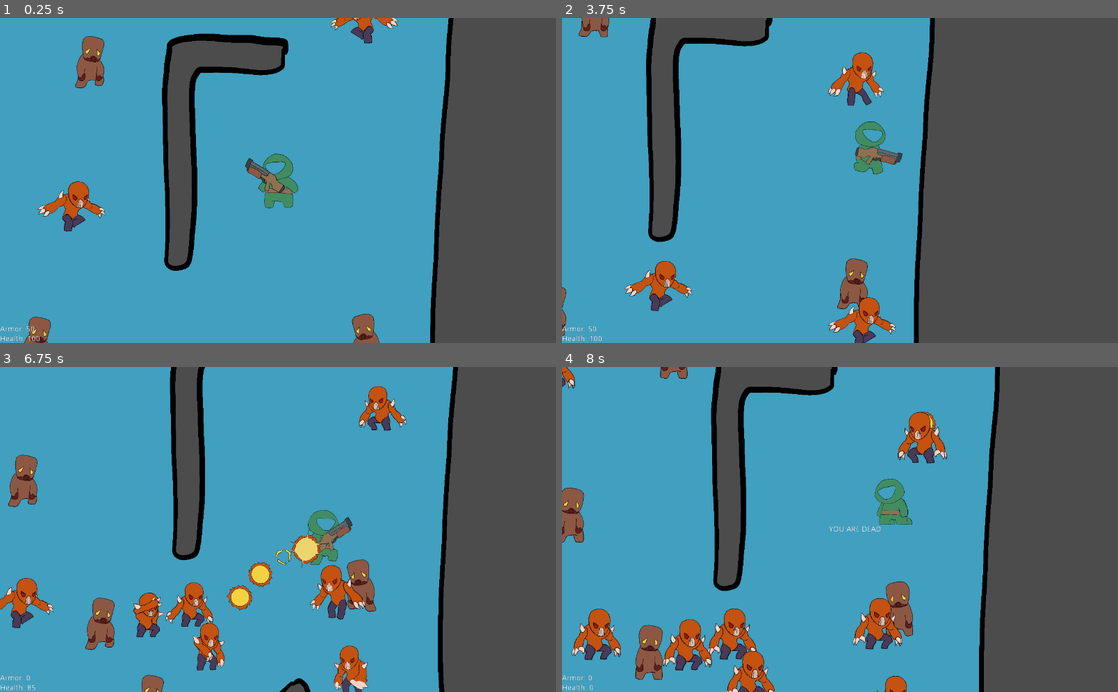
Above: before the commit, frames 1-4 (two rows, left to right).
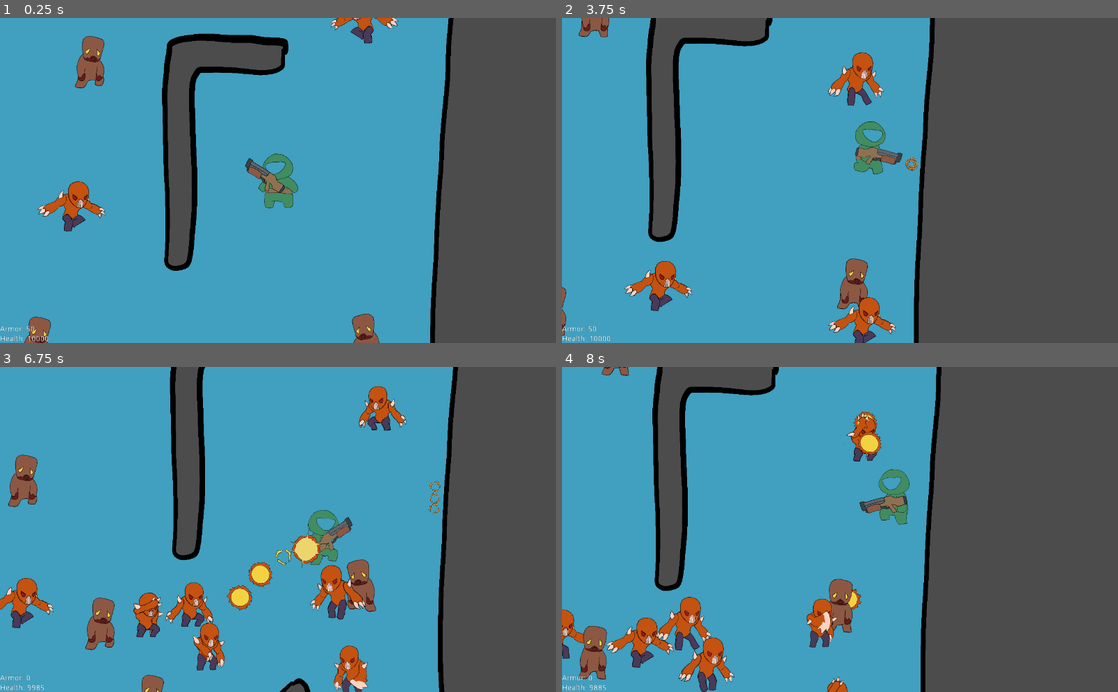
Above: after the commit, the same moments.

Repository: kodumen/de_2d
Game: Godot game, scene res://TestScene/TestScene.tscn
Two runs of this game, one before a commit and one after it. Both use one fixed random seed, a clock stepped at 60 frames per second and the inputs below.
Inputs (mouse positions are in pixels of both pictures, inside the frame that each line leads up to):
- Up to frame 1 (0.25 s): no input
- Up to frame 2 (3.75 s): move the mouse to (962, 164) at 0.52 s; hold D (player_move_right) 0.53-1.28 s; click (962, 164) at 0.6 s; move the mouse to (728, 196) at 1.27 s; hold S (player_move_down) 1.28-2.03 s; click (728, 196) at 1.35 s; move the mouse to (895, 109) at 2.02 s; hold D (player_move_right) 2.03-2.78 s; click (895, 109) at 2.1 s; move the mouse to (812, 245) at 2.77 s; hold W (player_move_up) 2.78-3.53 s; click (812, 245) at 2.85 s; move the mouse to (1006, 229) at 3.52 s; hold A (player_move_left) from 3.53 s (still down); click (1006, 229) at 3.6 s
- Up to frame 3 (6.75 s): move the mouse to (111, 480) at 4.27 s; click (111, 480) at 4.35 s; move the mouse to (305, 529) at 5.02 s; release A (player_move_left) at 5.03 s; hold S (player_move_down) 5.03-5.78 s; click (305, 529) at 5.1 s; move the mouse to (194, 448) at 5.77 s; hold D (player_move_right) 5.78-6.53 s; click (194, 448) at 5.85 s; move the mouse to (400, 513) at 6.52 s; hold W (player_move_up) from 6.53 s (still down); click (400, 513) at 6.6 s
- Up to frame 4 (8 s): move the mouse to (728, 545) at 7.27 s; release W (player_move_up) at 7.28 s; hold D (player_move_right) from 7.28 s (still down); click (728, 545) at 7.35 s

The runs differ from the first frame. In frame 1, less than 0.1% of the frame differs, in the area x 7-9%, y 97-100%; in frame 2, less than 0.1%; in frame 3, less than 0.1%; in frame 4, 32%, in the area x 0-79%, y 0-100%.

Commit message:
Implement dust hit effect
Refactored hit effects for reusability

Diff:
--- a/Imp/Imp.tscn
+++ b/Imp/Imp.tscn
@@ -42,15 +42,15 @@
 "name": "default",
 "speed": 2.0
 }, {
+"frames": [ ExtResource( 31 ), ExtResource( 30 ), ExtResource( 32 ), ExtResource( 34 ), ExtResource( 33 ) ],
+"loop": true,
+"name": "attack_melee",
+"speed": 8.0
+}, {
 "frames": [ ExtResource( 22 ), ExtResource( 21 ), ExtResource( 26 ), ExtResource( 23 ), ExtResource( 19 ), ExtResource( 18 ), ExtResource( 24 ), ExtResource( 20 ), ExtResource( 25 ), ExtResource( 27 ), ExtResource( 17 ) ],
 "loop": true,
 "name": "attack_ranged",
 "speed": 12.0
-}, {
-"frames": [ ExtResource( 31 ), ExtResource( 30 ), ExtResource( 32 ), ExtResource( 34 ), ExtResource( 33 ) ],
-"loop": true,
-"name": "attack_melee",
-"speed": 8.0
 }, {
 "frames": [ ExtResource( 6 ), ExtResource( 3 ), ExtResource( 4 ), ExtResource( 5 ) ],
 "loop": true,
@@ -89,6 +89,7 @@
 [node name="AnimatedSprite" type="AnimatedSprite" parent="."]
 position = Vector2( 0, -13 )
 frames = SubResource( 1 )
+frame = 1
 playing = true
 script = ExtResource( 8 )
 
--- a/Shotgun/Shotgun.gd
+++ b/Shotgun/Shotgun.gd
@@ -5,7 +5,7 @@
 export(PackedScene) var trail
 
 var world:Node2D
-var rayCasts:Array
+var ray_casts:Array
 var can_fire = true
 
 
@@ -14,7 +14,7 @@
 
 	for child in get_children():
 		if (child is RayCast2D):
-			rayCasts.append(child)
+			ray_casts.append(child)
 
 
 func fire():
@@ -23,7 +23,7 @@
 
 	play("fire")
 
-	for rayCast in rayCasts:
+	for rayCast in ray_casts:
 		create_trail(rayCast)
 		check_hit(rayCast)
 
@@ -36,16 +36,16 @@
 	trail_node.global_transform = rayCast.global_transform
 
 
-func check_hit(rayCast: RayCast2D):
-	var collider = rayCast.get_collider()
+func check_hit(ray_cast: RayCast2D):
+	var collider = ray_cast.get_collider()
 	if (collider):
-		print_debug(rayCast.name + " hit " + collider.name)
+		print_debug(ray_cast.name + " hit " + collider.name)
 		if (collider.has_method("hit")):
-			var ray_damage = ceil(damage / floor(len(rayCasts)))
-			collider.hit(ray_damage, rayCast.get_collision_point())
-			print_debug(rayCast.name + " dealt " + str(ray_damage) + " DMG!")
+			var ray_damage = ceil(damage / floor(len(ray_casts)))
+			collider.hit(ray_damage, ray_cast.get_collision_point())
+			print_debug(ray_cast.name + " dealt " + str(ray_damage) + " DMG!")
 	else:
-		print_debug(rayCast.name + " did not hit anything")
+		print_debug(ray_cast.name + " did not hit anything")
 
 
 func _on_Shotgun_animation_finished():
--- a/Shotgun/Shotgun.tscn
+++ b/Shotgun/Shotgun.tscn
@@ -25,36 +25,33 @@
 } ]
 
 [node name="Shotgun" type="AnimatedSprite"]
-position = Vector2( 0.8909, -1.7818 )
+position = Vector2( 1.76776, -1.76777 )
 frames = SubResource( 1 )
 playing = true
 script = ExtResource( 3 )
 trail = ExtResource( 9 )
 
 [node name="RayCast2D1" type="RayCast2D" parent="."]
-position = Vector2( 57.6848, -4.49492 )
+position = Vector2( 14.4957, -4.24264 )
 rotation = -0.0872665
 enabled = true
 cast_to = Vector2( 400, 0 )
 collision_mask = 393216
 collide_with_areas = true
-collide_with_bodies = false
 
 [node name="RayCast2D2" type="RayCast2D" parent="."]
-position = Vector2( 57.6848, -4.49492 )
+position = Vector2( 14.4957, -4.24264 )
 enabled = true
 cast_to = Vector2( 400, 0 )
 collision_mask = 393216
 collide_with_areas = true
-collide_with_bodies = false
 
 [node name="RayCast2D3" type="RayCast2D" parent="."]
-position = Vector2( 57.6848, -4.49492 )
+position = Vector2( 14.4957, -4.24264 )
 rotation = 0.0872665
 enabled = true
 cast_to = Vector2( 400, 0 )
 collision_mask = 393216
 collide_with_areas = true
-collide_with_bodies = false
 
 [connection signal="animation_finished" from="." to="." method="_on_Shotgun_animation_finished"]
--- a/TestScene/TestScene.tscn
+++ b/TestScene/TestScene.tscn
@@ -1,10 +1,13 @@
-[gd_scene load_steps=7 format=2]
+[gd_scene load_steps=10 format=2]
 
 [ext_resource path="res://Player/Player.tscn" type="PackedScene" id=1]
 [ext_resource path="res://Zombie/Zombie.tscn" type="PackedScene" id=2]
 [ext_resource path="res://HUD/HUD.tscn" type="PackedScene" id=3]
 [ext_resource path="res://TestScene/test_map.png" type="Texture" id=4]
 [ext_resource path="res://Imp/Imp.tscn" type="PackedScene" id=5]
+[ext_resource path="res://common/Wall/Wall.gd" type="Script" id=6]
+[ext_resource path="res://common/HitEffect/HitEffectPlayer.gd" type="Script" id=7]
+[ext_resource path="res://common/Dust/Dust.tscn" type="PackedScene" id=8]
 
 [sub_resource type="NavigationPolygon" id=1]
 vertices = PoolVector2Array( 719.692, 495.194, 819.665, 94.8611, 831.665, 646.861, 682.146, 681.446, 704.543, 76.1558,  …(1082 unchanged characters)…
@@ -19,25 +22,30 @@
 position = Vector2( 0, -1.68182 )
 texture = ExtResource( 4 )
 
-[node name="StaticBody2D" type="StaticBody2D" parent="Map"]
+[node name="Wall" type="StaticBody2D" parent="Map"]
 collision_layer = 131072
-collision_mask = 3
+collision_mask = 524291
+script = ExtResource( 6 )
 
-[node name="CollisionPolygon2D" type="CollisionPolygon2D" parent="Map/StaticBody2D"]
+[node name="CollisionPolygon2D" type="CollisionPolygon2D" parent="Map/Wall"]
 polygon = PoolVector2Array( 180.956, 603.606, 186.002, 536.334, 288.591, 391.7, 424.816, 231.929, 534.133, 107.477, 594 …(195 unchanged characters)…
 
-[node name="CollisionPolygon2D2" type="CollisionPolygon2D" parent="Map/StaticBody2D"]
+[node name="CollisionPolygon2D2" type="CollisionPolygon2D" parent="Map/Wall"]
 polygon = PoolVector2Array( -627.014, 148.88, -456.155, 285.034, -302.189, 451.46, -197.063, 576.186, -182.809, 615.385, -191.718, 661.712, -325.352, 683.094, -428.697, 692.003, -576.586, 683.094, -626.476, 649.24, -653.203, 319.607, -651.421, 202.009 )
 
-[node name="CollisionPolygon2D3" type="CollisionPolygon2D" parent="Map/StaticBody2D"]
+[node name="CollisionPolygon2D3" type="CollisionPolygon2D" parent="Map/Wall"]
 polygon = PoolVector2Array( -640.427, -614.369, -642.546, -675.818, -540.838, -687.472, -428.535, -675.818, -373.443, - …(287 unchanged characters)…
 
-[node name="CollisionPolygon2D4" type="CollisionPolygon2D" parent="Map/StaticBody2D"]
+[node name="CollisionPolygon2D4" type="CollisionPolygon2D" parent="Map/Wall"]
 polygon = PoolVector2Array( 286.161, -179.843, 289.729, -311.845, 282.594, -567.524, 281.404, -684.067, 302.81, -729.25 …(209 unchanged characters)…
 
-[node name="CollisionPolygon2D5" type="CollisionPolygon2D" parent="Map/StaticBody2D"]
+[node name="CollisionPolygon2D5" type="CollisionPolygon2D" parent="Map/Wall"]
 build_mode = 1
 polygon = PoolVector2Array( -911.132, -920.564, -243.624, -937.535, 496.01, -938.949, 935.831, -936.121, 910.375, -506. …(204 unchanged characters)…
+
+[node name="HitEffectPlayer" type="Node2D" parent="Map/Wall"]
+script = ExtResource( 7 )
+hit_effect = ExtResource( 8 )
 
 [node name="Navigation2D" type="Navigation2D" parent="Map" groups=[
 "Navigation",
@@ -54,6 +62,7 @@
 "Player",
 ] instance=ExtResource( 1 )]
 position = Vector2( 556.885, -372.937 )
+health = 10000
 
 [node name="Imp" parent="World" groups=[
 "Enemy",
--- a/common/Blood/Blood.gd
+++ /dev/null
@@ -1,8 +0,0 @@
-extends AnimatedSprite
-
-
-func _ready():
-	playing = true
-
-func _on_BloodEffect_animation_finished():
-	queue_free()
--- a/common/Blood/Blood.tscn
+++ b/common/Blood/Blood.tscn
@@ -1,6 +1,6 @@
 [gd_scene load_steps=7 format=2]
 
-[ext_resource path="res://common/Blood/Blood.gd" type="Script" id=1]
+[ext_resource path="res://common/HitEffect/HitEffect.gd" type="Script" id=1]
 [ext_resource path="res://common/Blood/blood-2.png" type="Texture" id=2]
 [ext_resource path="res://common/Blood/blood-1.png" type="Texture" id=3]
 [ext_resource path="res://common/Blood/blood-3.png" type="Texture" id=4]
@@ -17,5 +17,3 @@
 [node name="BloodEffect" type="AnimatedSprite"]
 frames = SubResource( 1 )
 script = ExtResource( 1 )
-
-[connection signal="animation_finished" from="." to="." method="_on_BloodEffect_animation_finished"]
--- /dev/null
+++ b/common/Dust/Dust.tscn
@@ -0,0 +1,20 @@
+[gd_scene load_steps=5 format=2]
+
+[ext_resource path="res://common/HitEffect/HitEffect.gd" type="Script" id=1]
+[ext_resource path="res://common/Fireball/fireball_death-3.png" type="Texture" id=2]
+[ext_resource path="res://common/Fireball/fireball_death-4.png" type="Texture" id=3]
+
+[sub_resource type="SpriteFrames" id=1]
+animations = [ {
+"frames": [ ExtResource( 2 ), ExtResource( 3 ) ],
+"loop": false,
+"name": "default",
+"speed": 8.0
+} ]
+
+[node name="Dust" type="AnimatedSprite"]
+modulate = Color( 0.909804, 0.635294, 0.694118, 1 )
+scale = Vector2( 0.5, 0.5 )
+frames = SubResource( 1 )
+script = ExtResource( 1 )
+randomize_rotation = true
--- a/common/HitBox.gd
+++ b/common/HitBox.gd
@@ -4,7 +4,7 @@
 class_name HitBox
 
 
-export(PackedScene) var hit_effect
+onready var hit_effect_player:HitEffectPlayer = $HitEffectPlayer
 
 
 var collision_shape:CollisionShape2D
@@ -18,14 +18,8 @@
 
 
 func hit(damage, hit_position):
-	create_hit_effect(hit_position)
+	hit_effect_player.play(hit_position)
 	emit_signal("hit", damage)
-
-
-func create_hit_effect(hit_position):
-	var effect = hit_effect.instance()
-	add_child(effect)
-	effect.global_position = hit_position
 
 
 func get_collision_shape():
--- a/common/HitBox.tscn
+++ b/common/HitBox.tscn
@@ -1,10 +1,14 @@
-[gd_scene load_steps=3 format=2]
+[gd_scene load_steps=4 format=2]
 
 [ext_resource path="res://common/HitBox.gd" type="Script" id=1]
 [ext_resource path="res://common/Blood/Blood.tscn" type="PackedScene" id=2]
+[ext_resource path="res://common/HitEffect/HitEffectPlayer.gd" type="Script" id=3]
 
 [node name="HitBox" type="Area2D"]
 collision_layer = 262144
 collision_mask = 0
 script = ExtResource( 1 )
+
+[node name="HitEffectPlayer" type="Node2D" parent="."]
+script = ExtResource( 3 )
 hit_effect = ExtResource( 2 )
--- /dev/null
+++ b/common/HitEffect/HitEffect.gd
@@ -0,0 +1,21 @@
+extends AnimatedSprite
+
+
+class_name HitEffect
+
+
+export(bool) var randomize_rotation = false
+
+
+func _ready():
+	playing = true
+
+	if randomize_rotation:
+		rotation_degrees = rand_range(0, 360)
+
+	# warning-ignore:return_value_discarded
+	connect("animation_finished", self, "_on_animation_finished")
+
+
+func _on_animation_finished():
+	queue_free()
--- /dev/null
+++ b/common/HitEffect/HitEffectPlayer.gd
@@ -0,0 +1,13 @@
+extends Node2D
+
+
+class_name HitEffectPlayer
+
+
+export(PackedScene) var hit_effect
+
+
+func play(hit_position):
+	var effect = hit_effect.instance()
+	add_child(effect)
+	effect.global_position = hit_position
--- a/common/Sightline/Sightline.gd
+++ b/common/Sightline/Sightline.gd
@@ -18,6 +18,7 @@
 		ray.enabled = true
 		ray.collision_mask = view_mask
 		ray.cast_to = Vector2(sight_range, 0)
+		ray.collide_with_bodies = true
 
 		add_child(ray)
 
--- /dev/null
+++ b/common/Wall/Wall.gd
@@ -0,0 +1,23 @@
+extends StaticBody2D
+
+
+class_name Wall
+
+
+var hit_effect_player:HitEffectPlayer
+
+
+func _ready():
+	hit_effect_player = find_hit_effect_player()
+	assert(hit_effect_player != null)
+
+
+func find_hit_effect_player() -> HitEffectPlayer:
+	for child in get_children():
+		if child is HitEffectPlayer:
+			return child
+	return null
+
+
+func hit(_attack, hit_position):
+	hit_effect_player.play(hit_position)
--- a/project.godot
+++ b/project.godot
@@ -19,15 +19,33 @@
 "language": "GDScript",
 "path": "res://common/HitBox.gd"
 }, {
+"base": "AnimatedSprite",
+"class": "HitEffect",
+"language": "GDScript",
+"path": "res://common/HitEffect/HitEffect.gd"
+}, {
+"base": "Node2D",
+"class": "HitEffectPlayer",
+"language": "GDScript",
+"path": "res://common/HitEffect/HitEffectPlayer.gd"
+}, {
 "base": "Node2D",
 "class": "Sightline",
 "language": "GDScript",
 "path": "res://common/Sightline/Sightline.gd"
+}, {
+"base": "StaticBody2D",
+"class": "Wall",
+"language": "GDScript",
+"path": "res://common/Wall/Wall.gd"
 } ]
 _global_script_class_icons={
 "Enemy": "",
 "HitBox": "",
-"Sightline": ""
+"HitEffect": "",
+"HitEffectPlayer": "",
+"Sightline": "",
+"Wall": ""
 }
 
 [application]
Not shown: 4 places in Player/Player.tscn that only renumber resources
